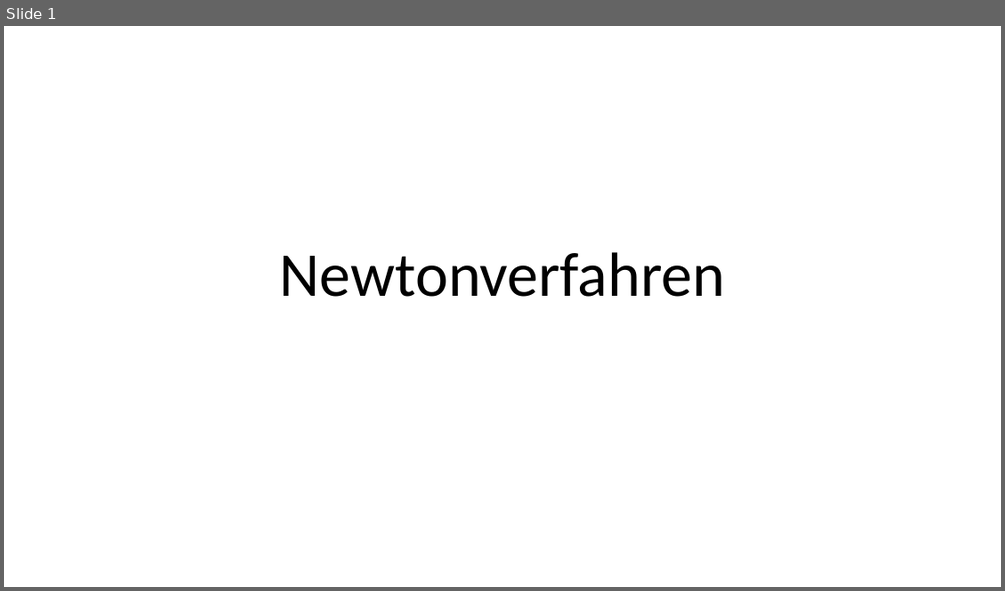
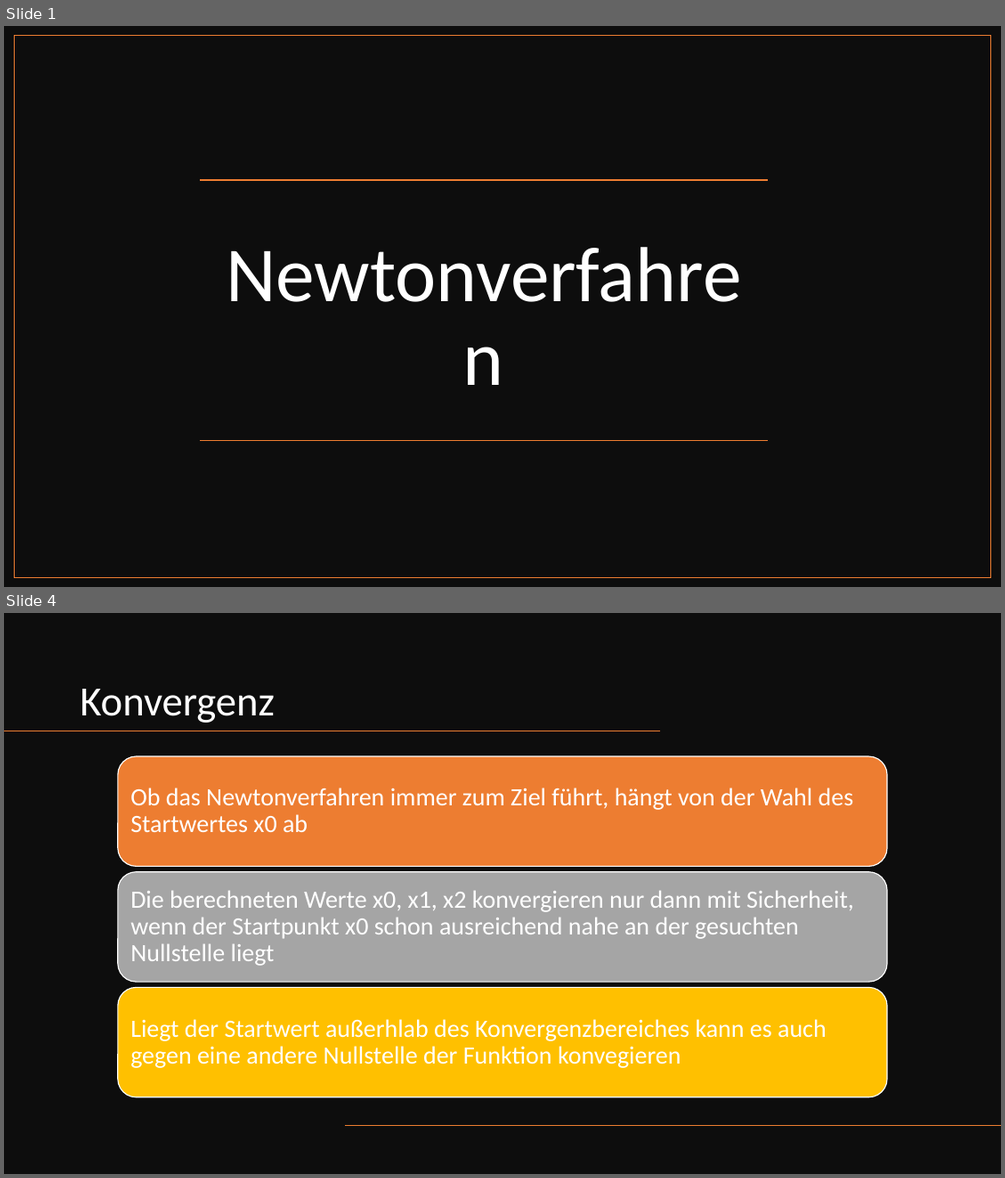
Before and after one commit to asuljkanovic18/AUD-Verhaltensdiagramme, a slide deck: Nummerik und Logik/Newtonverfahren/Newtonverfahren.pptx. Shown one above the other, each under a label of ours: slide 1 before the commit, slides 1 and 4 after it; the slides between them are not shown. The pictures are 1005x591 and 1005x1178 pixels, drawn with LibreOffice and Linux fonts; fonts in the diff are those of the drawing. Boxes give left, top, right and bottom in pixels: in the first picture for what was removed or moved away, otherwise in the second. Text is boxed around its words. In the diff, an @@ line names an element or a change of style, - is before the commit and + after.

```diff
--- a/Nummerik und Logik/Newtonverfahren/Newtonverfahren.pptx
+++ b/Nummerik und Logik/Newtonverfahren/Newtonverfahren.pptx
@@ slide 4 added at [4, 613, 1001, 1174], background #FFFFFF @@
@@ rectangle added at [4, 613, 1001, 1174], fill #0D0D0D @@
@@ title added at [80, 689, 275, 722], 40 pt, text #FFFFFF @@
+Konvergenz
@@ line added from (661, 731) to (4, 731), #ED7D31 1 pt @@
@@ group added at [118, 756, 887, 1097]: 3 rounded rectangles, 3 texts @@
+Ob das Newtonverfahren immer zum Ziel führt, hängt von der Wahl des Startwertes x0 ab
+Die berechneten Werte x0, x1, x2 konvergieren nur dann mit Sicherheit, wenn der Startpunkt x0 schon ausreichend nahe an der gesuchten Nullstelle liegt
+Liegt der Startwert außerhlab des Konvergenzbereiches kann es auch gegen eine andere Nullstelle der Funktion konvegieren
@@ line added from (1001, 1126) to (344, 1126), #ED7D31 1 pt @@
@@ slide 1 changed as well @@
@@ rectangle added at [4, 26, 1001, 587], fill #0D0D0D @@
@@ rectangle added at [15, 36, 991, 578], outline #ED7D31 1 pt @@
@@ line added from (768, 180) to (200, 180), #ED7D31 1 pt @@
@@ title "Newtonverfahren": place and size @@
-title "Newtonverfahren" at [280, 252, 725, 297]
+title "Newtonverfahren" at [200, 196, 768, 440]
@@ title "Newtonverfahren" at [200, 196, 768, 440]: size 60 to 75 pt, text colour #000000 to #FFFFFF; vertical alignment bottom to middle @@
@@ line added from (768, 440) to (200, 440), #ED7D31 1 pt @@
```
Also in this commit, not shown: 1 other slide changed, 4 other slides added.
